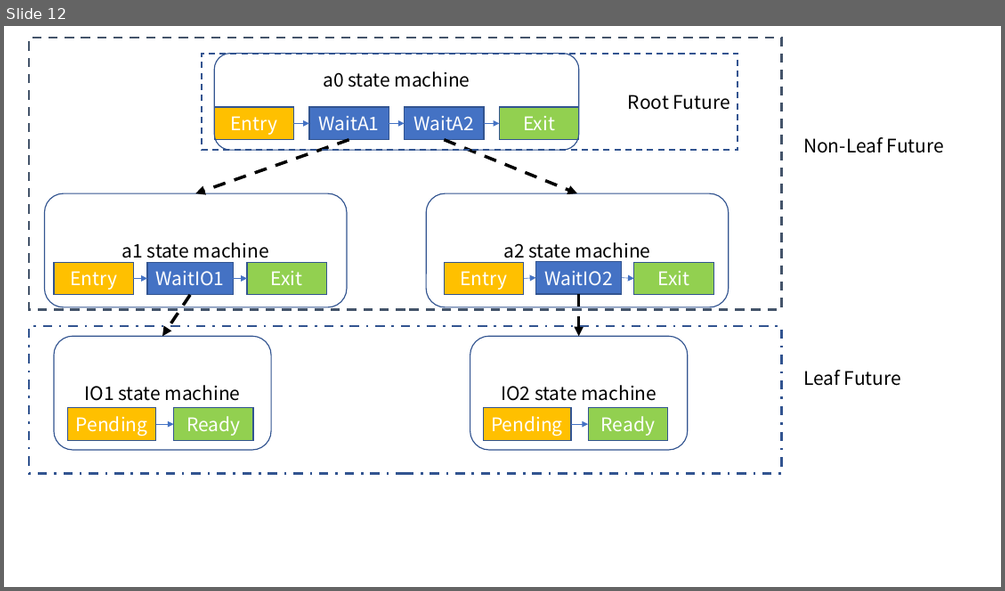
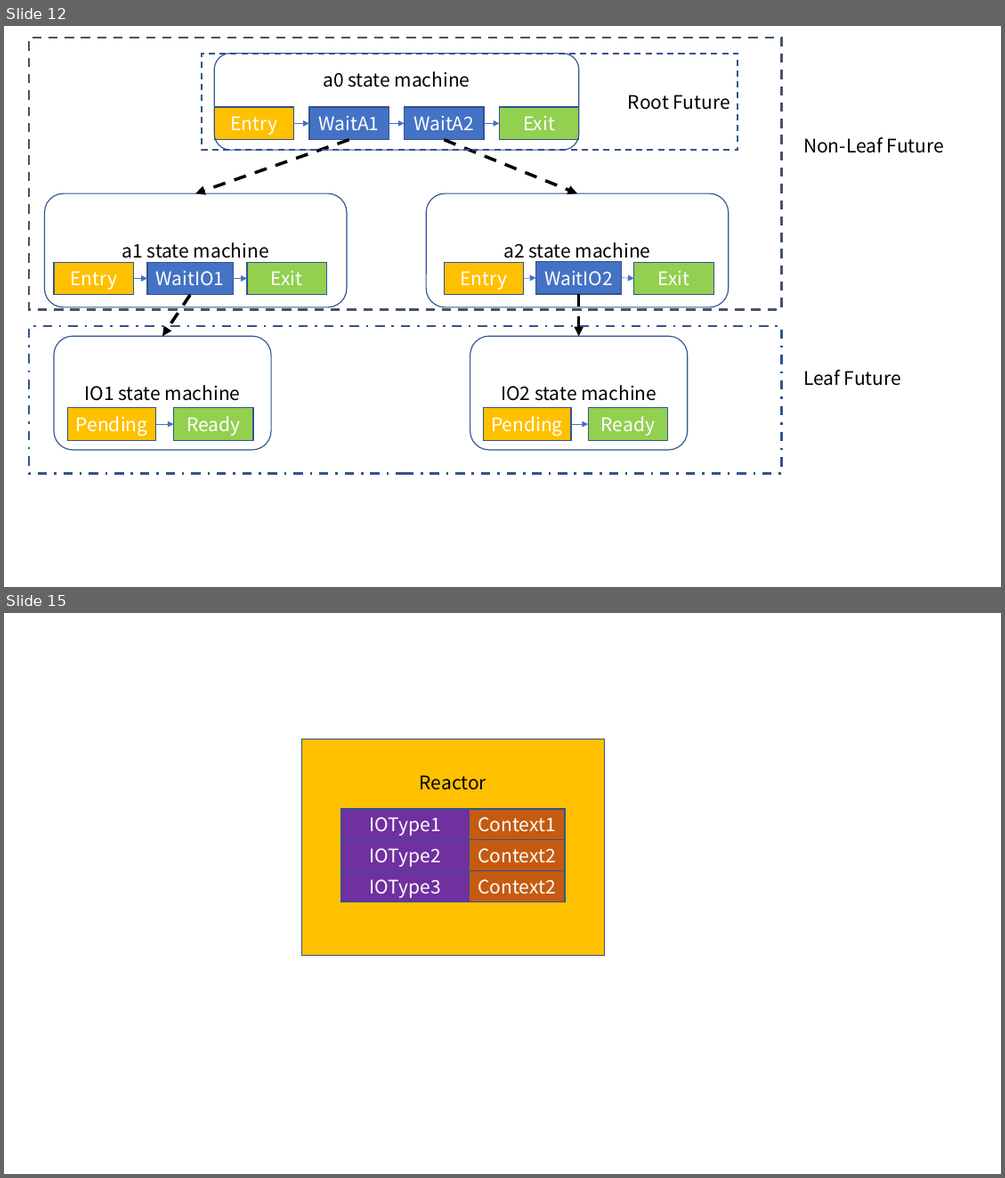
Before and after one commit to wyfcyx/osnotes, a slide deck: Rust/rust-async-introduction/演示文稿1.pptx. Shown one above the other, each under a label of ours: slide 12 before the commit, slides 12 and 15 after it; the slides between them are not shown. The pictures are 1005x591 and 1005x1178 pixels, drawn with LibreOffice and Linux fonts; fonts in the diff are those of the drawing. Boxes give left, top, right and bottom in pixels: in the first picture for what was removed or moved away, otherwise in the second. Text is boxed around its words. In the diff, an @@ line names an element or a change of style, - is before the commit and + after.

```diff
--- a/Rust/rust-async-introduction/演示文稿1.pptx
+++ b/Rust/rust-async-introduction/演示文稿1.pptx
@@ slide 15 added at (4, 613, 1001, 1174), background #FFFFFF @@
@@ rectangle added at (301, 738, 605, 955), fill #FFC000, outline #325491 1 pt @@
@@ text added at (420, 775, 486, 790), 18 pt, text #000000 @@
+Reactor
@@ rectangle added at (341, 809, 469, 840), fill #7030A0, outline #325491 1 pt, 18 pt, text #FFFFFF @@
+IOType1
@@ rectangle added at (469, 809, 565, 840), fill #C55A11, outline #325491 1 pt, 18 pt, text #FFFFFF @@
+Context1
@@ rectangle added at (341, 840, 469, 870), fill #7030A0, outline #325491 1 pt, 18 pt, text #FFFFFF @@
+IOType2
@@ rectangle added at (469, 840, 565, 870), fill #C55A11, outline #325491 1 pt, 18 pt, text #FFFFFF @@
+Context2
@@ rectangle added at (341, 871, 469, 901), fill #7030A0, outline #325491 1 pt, 18 pt, text #FFFFFF @@
+IOType3
@@ rectangle added at (469, 871, 565, 901), fill #C55A11, outline #325491 1 pt, 18 pt, text #FFFFFF @@
+Context2
```
Also in this commit, not shown: 6 other slides added, 11 other files.
